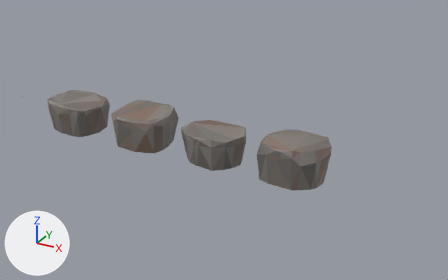
The glTF model src/assets/props.glb: old version first, new version second.
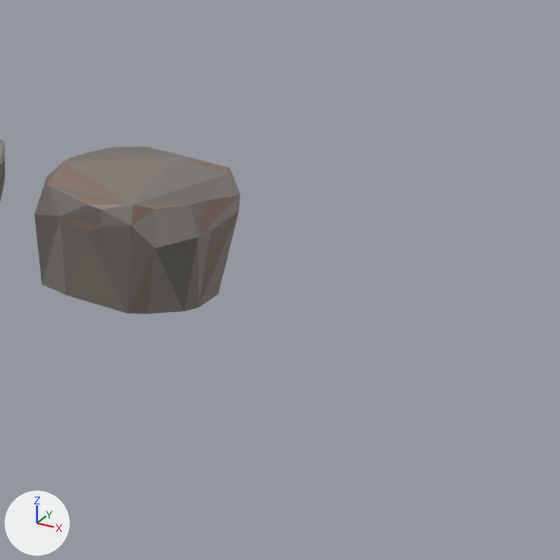
There are two pictures of each version: one from a 50 mm lens placed at (46.53, -11.38, 5.72), pointed at (41.08, -1.47, 0.76), one close up on the part from 55% to 100% of the width and 27% to 100% of the height. The axes (+X, +Y, +Z) are drawn at lower left. The lights are the same throughout. The first two pictures are the older version.

Objects in the first close-up: 'slab_3' and 1 more.
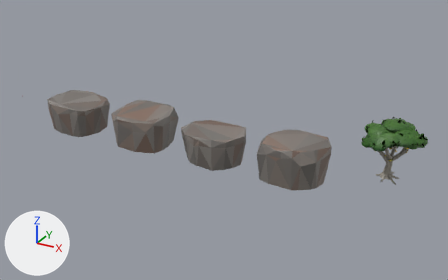
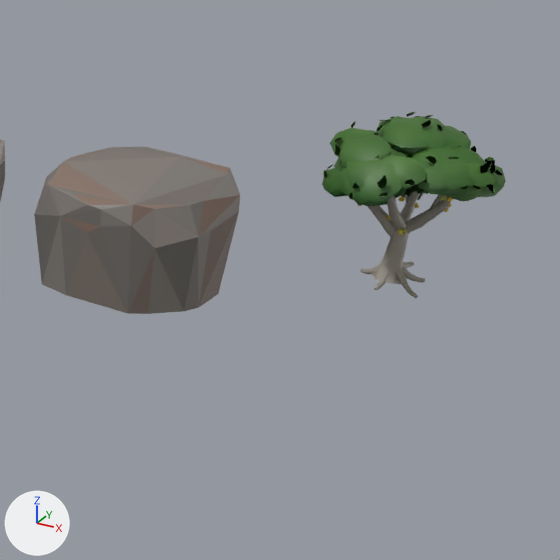
Changed parts and their boxes [x1, y1, x2, y2] in the close-ups (560 x 560 px):
'fig_tree', added (green): after [322, 112, 506, 298]

The edits, one by one:
Mesh me_fig_tree is new.
It has 5919 vertices, 10349 faces and spans x -0.54..0.71, y -0.73..0.93, z -0.03..1.24.
It uses material mat_prop.
Object 'fig_tree' (ob_fig_tree) is new; it shows me_fig_tree.
Its location is (44.0, 0.0, 0.0).
